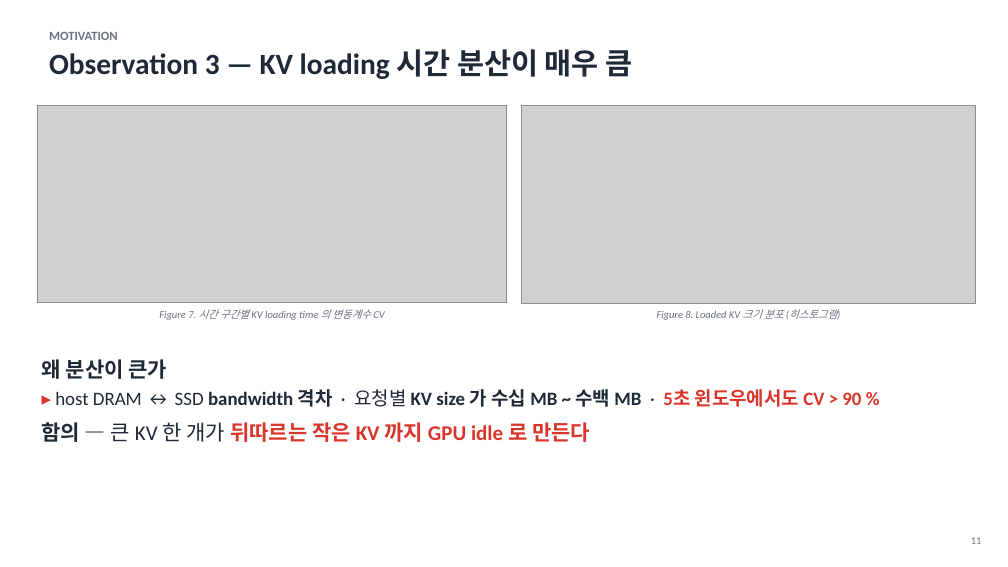
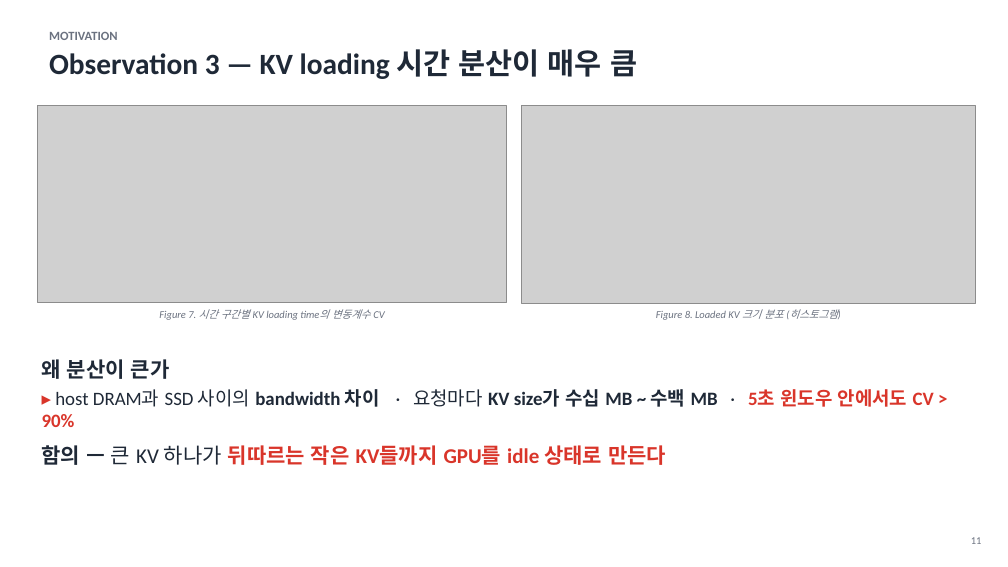
Before and after one commit to Daejun/bidaw, a slide deck: slide 11 of Bidaw_seminar.pptx. Drawn at 1008x567 pixels with LibreOffice and Linux fonts; fonts in the diff are those of the drawing; grey boxes stand for pictures. Boxes give left, top, right and bottom in pixels: in the first picture for what was removed or moved away, otherwise in the second. Text is boxed around its words. In the diff, an @@ line names an element or a change of style, - is before the commit and + after.

```diff
--- a/Bidaw_seminar.pptx
+++ b/Bidaw_seminar.pptx
@@ text at (159,309,384,320): spaces changed @@
-Figure 7. 시간 구간별 KV loading time 의 변동계수 CV
+Figure 7. 시간 구간별 KV loading time의 변동계수 CV
@@ text at (42,389,934,465): text changed @@
-▸ host DRAM ↔ SSD bandwidth 격차 · 요청별 KV size 가 수십 MB ~ 수백 MB · 5초 윈도우에서도 CV > 90 %
-함의 — 큰 KV 한 개가 뒤따르는 작은 KV 까지 GPU idle 로 만든다
+▸ host DRAM과 SSD 사이의 bandwidth 차이 · 요청마다 KV size가 수십 MB ~ 수백 MB · 5초 윈도우 안에서도 CV > 90%
+함의 — 큰 KV 하나가 뒤따르는 작은 KV들까지 GPU를 idle 상태로 만든다
```
Also in this commit, not shown: 15 other slides changed, 3 other files.
